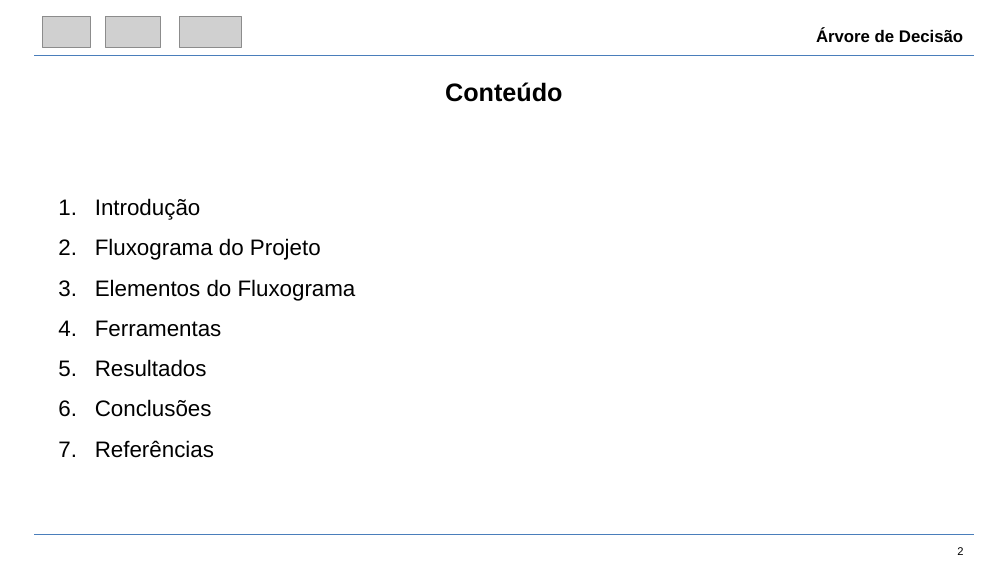
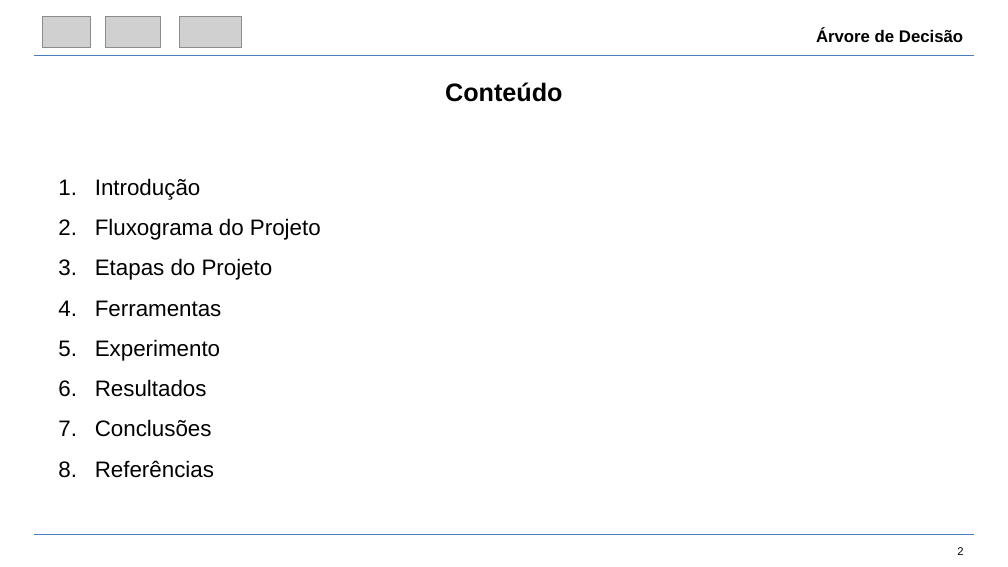
Before and after one commit to arthurflor23/signature-verification, a slide deck: slide 2 of doc/CI.pptx. Drawn at 1008x567 pixels with LibreOffice and Linux fonts; fonts in the diff are those of the drawing; grey boxes stand for pictures. Boxes give left, top, right and bottom in pixels: in the first picture for what was removed or moved away, otherwise in the second. Text is boxed around its words. In the diff, an @@ line names an element or a change of style, - is before the commit and + after.

```diff
--- a/doc/CI.pptx
+++ b/doc/CI.pptx
@@ text at (x1=95, y1=258, x2=273, y2=280): text changed @@
-3. Elementos do Fluxograma
+3. Etapas do Projeto
@@ text at (x1=95, y1=339, x2=220, y2=361): paragraph added @@
+5. Experimento
```
Also in this commit, not shown: 1 other file.
